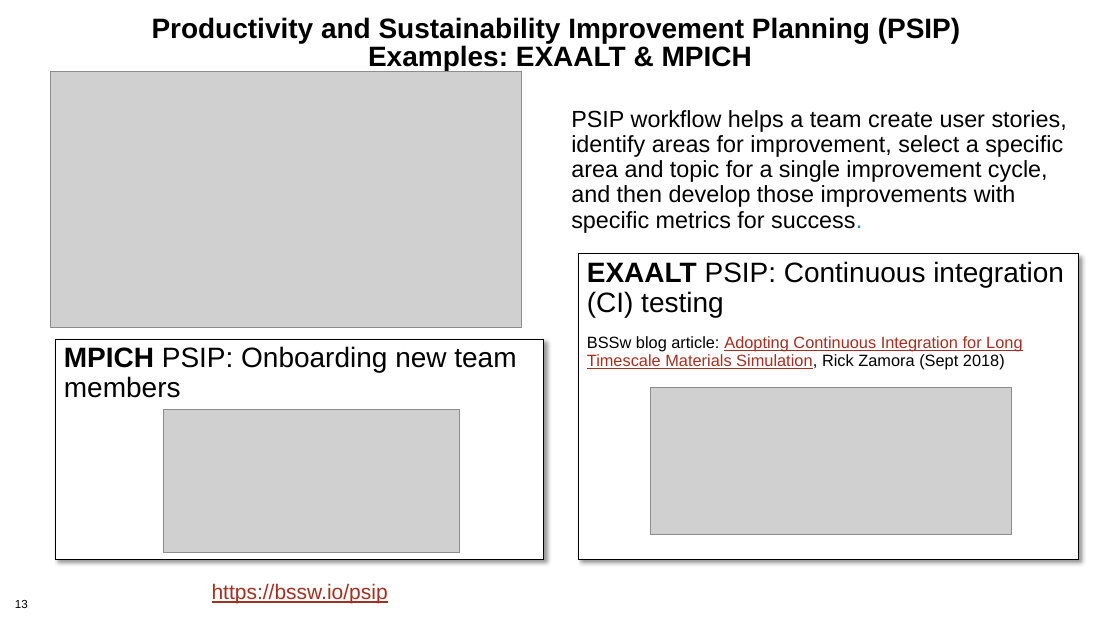
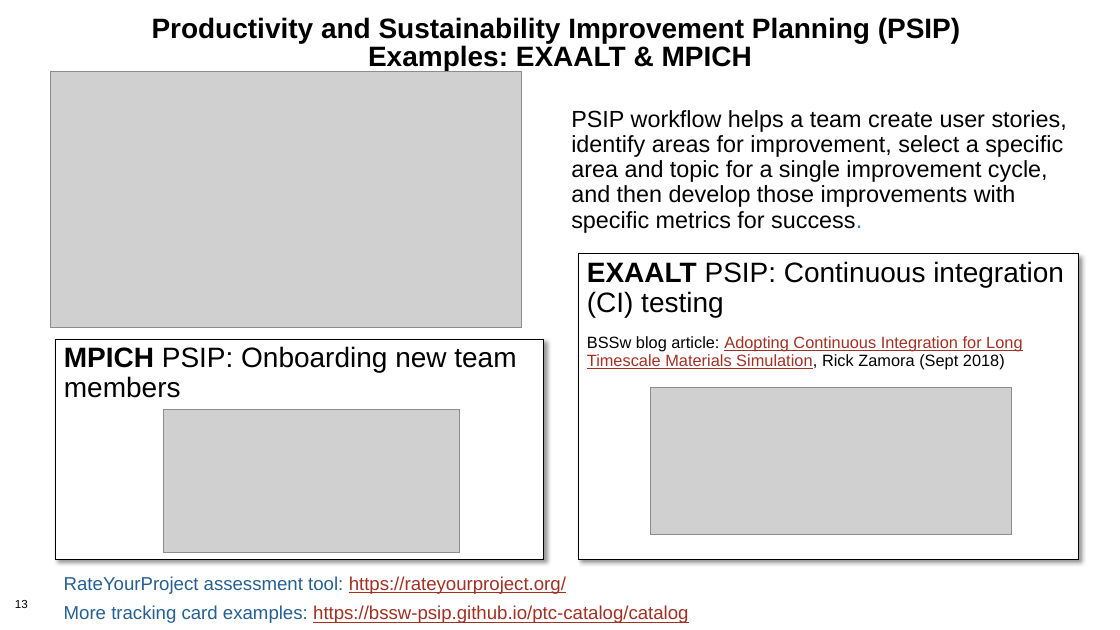
Before and after one commit to bssw-tutorial/presentations, a slide deck: slide 13 of agile-redux.pptx. Drawn at 1120x630 pixels with LibreOffice and Linux fonts; fonts in the diff are those of the drawing; grey boxes stand for pictures; background and template pictures are left out. Boxes give left, top, right and bottom in pixels: in the first picture for what was removed or moved away, otherwise in the second. Text is boxed around its words. In the diff, an @@ line names an element or a change of style, - is before the commit and + after.

Commit message:
Add some more PSIP resource pointers
Add links to RateYourProject.org and to the PSIP Progress Tracking Card catalog.  Tried to fit them in so presenters don't need to spend time on them, but put them in the talks so they're more in front of participants.

```diff
--- a/agile-redux.pptx
+++ b/agile-redux.pptx
@@ text at (x1=64, y1=576, x2=688, y2=623): text changed; size 18 to 16 pt @@
-https://bssw.io/psip
+RateYourProject assessment tool: https://rateyourproject.org/
+More tracking card examples: https://bssw-psip.github.io/ptc-catalog/catalog
```
Also in this commit, not shown: 1 other slide changed, 2 other files.
